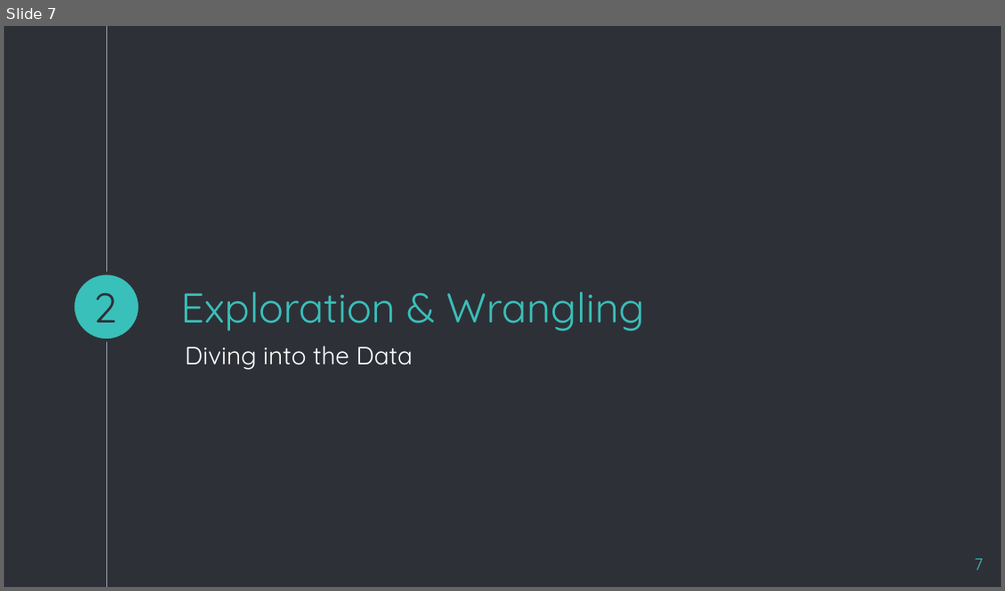
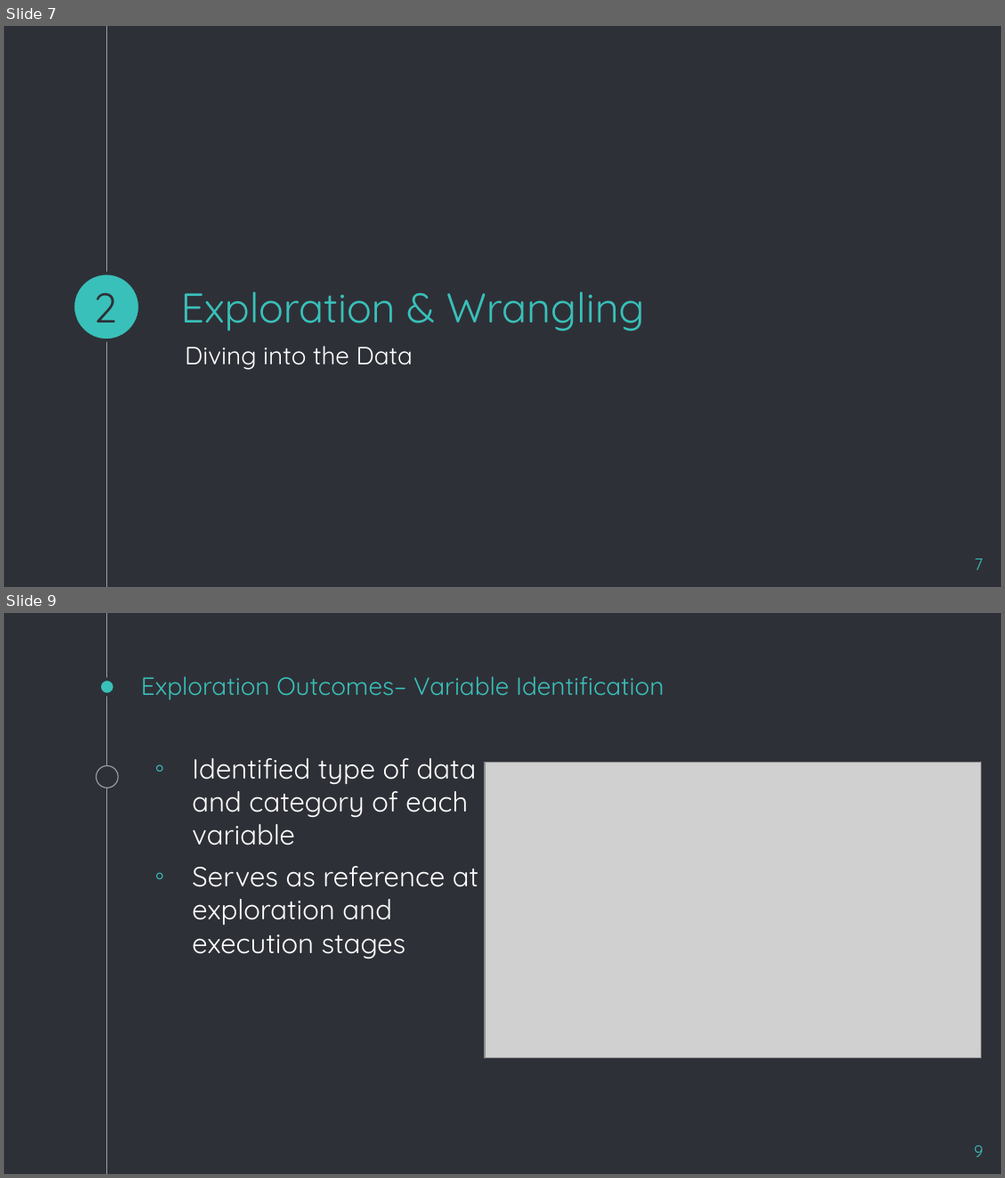
Before and after one commit to jMacProd/Machine-Learning-Credit-Card-Churn, a slide deck: Final Project - Presentation.pptx. Shown one above the other, each under a label of ours: slide 7 before the commit, slides 7 and 9 after it; the slides between them are not shown. The pictures are 1005x591 and 1005x1178 pixels, drawn with LibreOffice and Linux fonts; fonts in the diff are those of the drawing; grey boxes stand for pictures. Boxes give left, top, right and bottom in pixels: in the first picture for what was removed or moved away, otherwise in the second. Text is boxed around its words. In the diff, an @@ line names an element or a change of style, - is before the commit and + after.

```diff
--- a/Final Project - Presentation.pptx
+++ b/Final Project - Presentation.pptx
@@ slide 9 added at <box>4,613,1001,1174</box>, background #2E3037; not listed: 1 template element that a slide beside it also shows @@
@@ ellipse added at <box>100,679,115,695</box>, fill #39C0BA, outline #2E3037 2.25 pt @@
@@ title added at <box>141,676,663,700</box>, 18 pt, text #39C0BA @@
+Exploration Outcomes– Variable Identification
@@ ellipse added at <box>96,765,118,787</box>, fill #2E3037, outline #999FA9 0.75 pt @@
@@ text added at <box>192,758,478,959</box>, 20 pt, text #FFFFFF @@
+◦ Identified type of data and category of each variable
+◦ Serves as reference at exploration and execution stages
@@ picture added at <box>485,762,981,1058</box> @@
@@ page number added at <box>974,1145,983,1157</box>, 12 pt, text #39C0BA @@
+9
```
Also in this commit, not shown: 8 slides changed, 7 other slides added.
